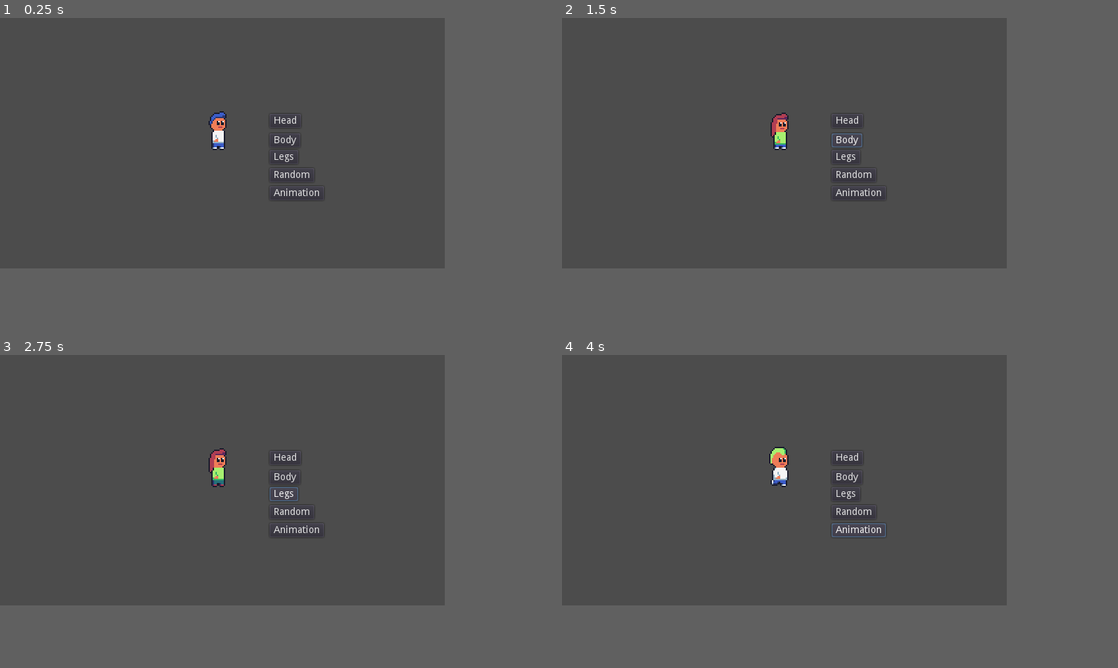
Above: before the commit, frames 1-4 (two rows, left to right).
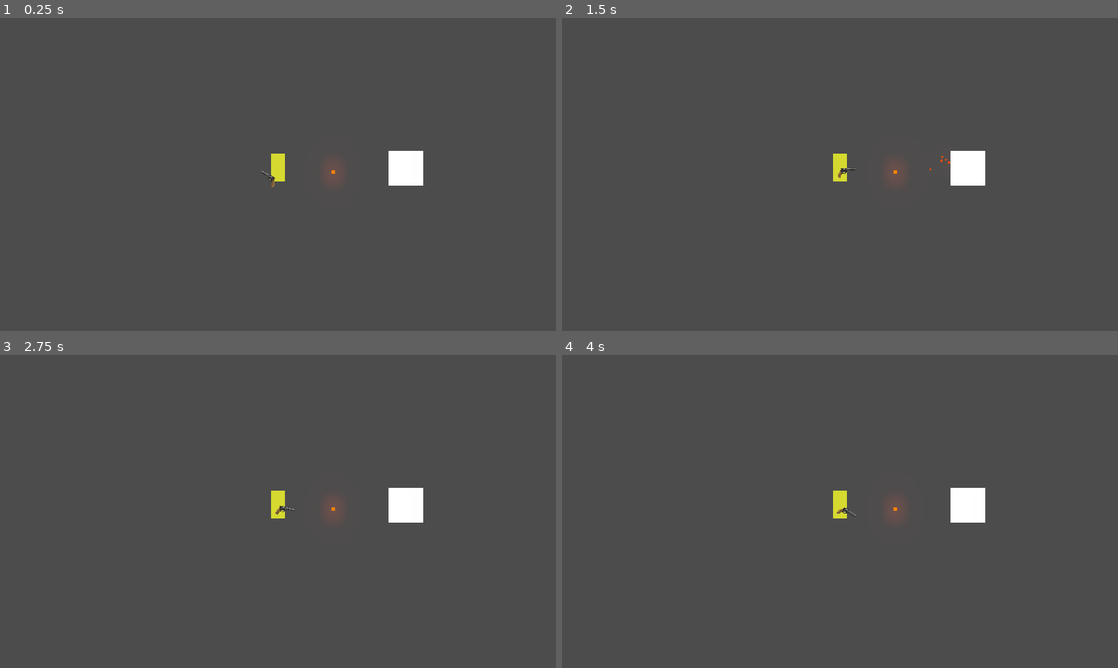
Above: after the commit, the same moments.

Repository: LuizzDutra/MeuTreinoGodot
Game: Godot game, scene res://Base.tscn
Same seed, same stepped clock (60 frames per second), same inputs: the game is played once before the commit and once after it. Before the commit the project starts from res://World.tscn.
Inputs (mouse positions are in pixels of both pictures, inside the frame that each line leads up to):
- Up to frame 1 (0.25 s): no input
- Up to frame 2 (1.5 s): click (845, 121) at 0.5 s, where only the run before the commit has a clickable "Head"; click (845, 140) at 1.25 s, where only the run before the commit has a clickable "Body"
- Up to frame 3 (2.75 s): click (283, 492) at 2 s, where only the run before the commit has a clickable "Legs"
- Up to frame 4 (4 s): click (851, 511) at 2.75 s, where only the run before the commit has a clickable "Random"; click (856, 530) at 3.5 s, where only the run before the commit has a clickable "Animation"
In our replay, the window is 640x360 before the commit and 800x450 after it. These sizes can differ from the game's own. Grey fills any space a smaller window leaves; there, only what the larger window draws over its background counts as a difference.

The runs differ from the first frame. In frame 1, 1.6% of the frame differs, in the area x 37-77%, y 29-57%; in frame 2, 1.6%; in frame 3, 1.6%; in frame 4, 1.7%, in the area x 37-77%, y 29-59%.

Commit message:
topdownshooter

Diff:
--- /dev/null
+++ b/Base.tscn
@@ -0,0 +1,43 @@
+[gd_scene load_steps=6 format=2]
+
+[ext_resource path="res://Scenes/Player.tscn" type="PackedScene" id=1]
+[ext_resource path="res://Scenes/Projectile.tscn" type="PackedScene" id=2]
+[ext_resource path="res://Sounds/metal.mp3" type="AudioStream" id=3]
+
+[sub_resource type="Environment" id=2]
+background_mode = 4
+glow_enabled = true
+glow_blend_mode = 0
+
+[sub_resource type="RectangleShape2D" id=1]
+extents = Vector2( 20, 20 )
+
+[node name="Base" type="Node2D"]
+
+[node name="WorldEnvironment" type="WorldEnvironment" parent="."]
+environment = SubResource( 2 )
+
+[node name="Player" parent="." instance=ExtResource( 1 )]
+position = Vector2( 202, 188 )
+collision_mask = 2
+
+[node name="Projectile" parent="." instance=ExtResource( 2 )]
+position = Vector2( 266, 185 )
+
+[node name="StaticBody2D" type="StaticBody2D" parent="."]
+position = Vector2( 349, 181 )
+collision_layer = 2
+collision_mask = 0
+
+[node name="ColorRect" type="ColorRect" parent="StaticBody2D"]
+margin_left = -20.0
+margin_top = -20.0
+margin_right = 20.0
+margin_bottom = 20.0
+
+[node name="CollisionShape2D" type="CollisionShape2D" parent="StaticBody2D"]
+shape = SubResource( 1 )
+
+[node name="AudioStreamPlayer" type="AudioStreamPlayer" parent="."]
+stream = ExtResource( 3 )
+volume_db = -12.0
--- a/Player.gd
+++ /dev/null
@@ -1,64 +0,0 @@
-extends KinematicBody2D
-
-
-onready var animationPlayer = $AnimationPlayer
-onready var bodyParts = $BodyParts
-
-func _ready():
-	changeHeadModulate(Color(1,1,1))
-
-
-const head_qnt = 11
-const body_qnt = 8
-const leg_qnt = 3
-
-var head_select = 0 setget changeHead
-var body_select = 0 setget changeBody
-var leg_select = 0 setget changeLeg
-
-var head_modulate = Color(1, 1, 1) setget changeHeadModulate
-
-var animation_arr = ["IdleRight", "WalkRight"]
-var cur_anim = 0
-
-
-func _process(delta):
-	animationPlayer.play(animation_arr[cur_anim])
-
-func changeHead(n):
-	head_select = n
-	bodyParts.get_node("Head").frame_coords.y = head_select % head_qnt + 1
-
-func changeBody(n):
-	body_select = n
-	bodyParts.get_node("Body").frame_coords.y = body_select % body_qnt + 1
-
-func changeLeg(n):
-	leg_select = n
-	bodyParts.get_node("Legs").frame_coords.y = leg_select % leg_qnt + 1
-
-func randomizedSelection():
-	changeHead(int(rand_range(0, head_qnt)))
-	changeBody(int(rand_range(0, body_qnt)))
-	changeLeg(int(rand_range(0, leg_qnt)))
-
-func changeHeadModulate(n: Color):
-	head_modulate = n
-	bodyParts.get_node("Head").modulate = n
-
-func _on_Head_pressed():
-	changeHead(head_select+1)
-
-func _on_Body_pressed():
-	changeBody(body_select+1)
-
-func _on_Legs_pressed():
-	changeLeg(leg_select+1)
-
-
-func _on_Random_pressed():
-	randomizedSelection()
-
-func _on_Animation_pressed():
-	cur_anim += 1
-	cur_anim = cur_anim % len(animation_arr)
--- a/Player.tscn
+++ /dev/null
@@ -1,205 +0,0 @@
-[gd_scene load_steps=15 format=2]
-
-[ext_resource path="res://CharacterParts.png" type="Texture" id=1]
-[ext_resource path="res://Player.gd" type="Script" id=2]
-
-[sub_resource type="CapsuleShape2D" id=1]
-radius = 4.5
-height = 1.0
-
-[sub_resource type="Animation" id=2]
-resource_name = "IdleLeft"
-
-[sub_resource type="Animation" id=3]
-resource_name = "IdleRight"
-length = 0.8
-loop = true
-tracks/0/type = "value"
-tracks/0/path = NodePath("BodyParts/Head:frame_coords:x")
-tracks/0/interp = 0
-tracks/0/loop_wrap = true
-tracks/0/imported = false
-tracks/0/enabled = true
-tracks/0/keys = {
-"times": PoolRealArray( 0, 0.4 ),
-"transitions": PoolRealArray( 1, 1 ),
-"update": 0,
-"values": [ 0.0, 1.0 ]
-}
-tracks/1/type = "value"
-tracks/1/path = NodePath("BodyParts/Body:frame_coords:x")
-tracks/1/interp = 0
-tracks/1/loop_wrap = true
-tracks/1/imported = false
-tracks/1/enabled = true
-tracks/1/keys = {
-"times": PoolRealArray( 0, 0.4 ),
-"transitions": PoolRealArray( 1, 1 ),
-"update": 0,
-"values": [ 6.0, 7.0 ]
-}
-tracks/2/type = "value"
-tracks/2/path = NodePath("BodyParts/Legs:frame_coords:x")
-tracks/2/interp = 0
-tracks/2/loop_wrap = true
-tracks/2/imported = false
-tracks/2/enabled = true
-tracks/2/keys = {
-"times": PoolRealArray( 0, 0.4 ),
-"transitions": PoolRealArray( 1, 1 ),
-"update": 0,
-"values": [ 12.0, 13.0 ]
-}
-
-[sub_resource type="Animation" id=4]
-length = 0.001
-tracks/0/type = "value"
-tracks/0/path = NodePath("BodyParts/Head:frame")
-tracks/0/interp = 1
-tracks/0/loop_wrap = true
-tracks/0/imported = false
-tracks/0/enabled = true
-tracks/0/keys = {
-"times": PoolRealArray( 0 ),
-"transitions": PoolRealArray( 1 ),
-"update": 0,
-"values": [ 34 ]
-}
-tracks/1/type = "value"
-tracks/1/path = NodePath("BodyParts/Body:frame")
-tracks/1/interp = 1
-tracks/1/loop_wrap = true
-tracks/1/imported = false
-tracks/1/enabled = true
-tracks/1/keys = {
-"times": PoolRealArray( 0 ),
-"transitions": PoolRealArray( 1 ),
-"update": 0,
-"values": [ 39 ]
-}
-tracks/2/type = "value"
-tracks/2/path = NodePath("BodyParts/Legs:frame")
-tracks/2/interp = 1
-tracks/2/loop_wrap = true
-tracks/2/imported = false
-tracks/2/enabled = true
-tracks/2/keys = {
-"times": PoolRealArray( 0 ),
-"transitions": PoolRealArray( 1 ),
-"update": 0,
-"values": [ 46 ]
-}
-
-[sub_resource type="Animation" id=5]
-resource_name = "WalkLeft"
-
-[sub_resource type="Animation" id=6]
-resource_name = "WalkRight"
-length = 0.4
-loop = true
-tracks/0/type = "value"
-tracks/0/path = NodePath("BodyParts/Head:frame_coords:x")
-tracks/0/interp = 0
-tracks/0/loop_wrap = true
-tracks/0/imported = false
-tracks/0/enabled = true
-tracks/0/keys = {
-"times": PoolRealArray( 0, 0.1, 0.2, 0.3 ),
-"transitions": PoolRealArray( 1, 1, 1, 1 ),
-"update": 0,
-"values": [ 2.0, 3.0, 4.0, 5.0 ]
-}
-tracks/1/type = "value"
-tracks/1/path = NodePath("BodyParts/Body:frame_coords:x")
-tracks/1/interp = 0
-tracks/1/loop_wrap = true
-tracks/1/imported = false
-tracks/1/enabled = true
-tracks/1/keys = {
-"times": PoolRealArray( 0, 0.1, 0.2, 0.3 ),
-"transitions": PoolRealArray( 1, 1, 1, 1 ),
-"update": 0,
-"values": [ 8.0, 9.0, 10.0, 11.0 ]
-}
-tracks/2/type = "value"
-tracks/2/path = NodePath("BodyParts/Legs:frame_coords:x")
-tracks/2/interp = 0
-tracks/2/loop_wrap = true
-tracks/2/imported = false
-tracks/2/enabled = true
-tracks/2/keys = {
-"times": PoolRealArray( 0, 0.1, 0.2, 0.3 ),
-"transitions": PoolRealArray( 1, 1, 1, 1 ),
-"update": 0,
-"values": [ 14.0, 15.0, 14.0, 17.0 ]
-}
-
-[sub_resource type="AnimationNodeAnimation" id=7]
-animation = "IdleRight"
-
-[sub_resource type="AnimationNodeAnimation" id=8]
-animation = "WalkRight"
-
-[sub_resource type="AnimationNodeStateMachineTransition" id=9]
-
-[sub_resource type="AnimationNodeStateMachineTransition" id=10]
-
-[sub_resource type="AnimationNodeStateMachine" id=11]
-states/IdleRight/node = SubResource( 7 )
-states/IdleRight/position = Vector2( 698, 221 )
-states/WalkRight/node = SubResource( 8 )
-states/WalkRight/position = Vector2( 971, 221 )
-transitions = [ "IdleRight", "WalkRight", SubResource( 9 ), "WalkRight", "IdleRight", SubResource( 10 ) ]
-
-[sub_resource type="AnimationNodeStateMachinePlayback" id=12]
-
-[node name="Player" type="KinematicBody2D"]
-position = Vector2( 176, 54 )
-script = ExtResource( 2 )
-__meta__ = {
-"_edit_group_": true
-}
-
-[node name="BodyParts" type="Node2D" parent="."]
-
-[node name="Head" type="Sprite" parent="BodyParts"]
-position = Vector2( 0, -11 )
-z_index = 2
-texture = ExtResource( 1 )
-hframes = 31
-vframes = 12
-frame = 31
-
-[node name="Body" type="Sprite" parent="BodyParts"]
-position = Vector2( 0, -11 )
-z_index = 1
-texture = ExtResource( 1 )
-hframes = 31
-vframes = 12
-frame = 37
-
-[node name="Legs" type="Sprite" parent="BodyParts"]
-position = Vector2( 0, -11 )
-texture = ExtResource( 1 )
-hframes = 31
-vframes = 12
-frame = 43
-
-[node name="CollisionShape2D" type="CollisionShape2D" parent="."]
-rotation = 1.5708
-z_index = 3
-shape = SubResource( 1 )
-
-[node name="AnimationPlayer" type="AnimationPlayer" parent="."]
-reset_on_save = false
-anims/IdleLeft = SubResource( 2 )
-anims/IdleRight = SubResource( 3 )
-anims/RESET = SubResource( 4 )
-anims/WalkLeft = SubResource( 5 )
-anims/WalkRight = SubResource( 6 )
-
-[node name="AnimationTree" type="AnimationTree" parent="."]
-tree_root = SubResource( 11 )
-anim_player = NodePath("../AnimationPlayer")
-active = true
-parameters/playback = SubResource( 12 )
--- /dev/null
+++ b/Scenes/Camera.gd
@@ -0,0 +1,26 @@
+extends Camera2D
+
+onready var timer = $Timer
+
+var shaking = false
+var intensity = 10
+var time = 0.1
+var dir = Vector2.ZERO
+
+func _process(delta):
+	if shaking:
+		shake()
+	else:
+		offset = Vector2.ZERO
+
+func shake():
+	dir = Vector2(rand_range(-1, 1), rand_range(-1, 1)).normalized()
+	offset += dir * intensity
+	offset = offset.clamped(intensity)
+	if timer.time_left == 0:
+		shaking = false
+
+func start_shake():
+	shaking = true
+	timer.wait_time = time
+	timer.start()
--- /dev/null
+++ b/Scenes/Gun.gd
@@ -0,0 +1,58 @@
+extends Node2D
+
+var proj_scene = load("res://Scenes/Projectile.tscn")
+onready var gunshot = $gunshot
+onready var tip = $tip
+onready var tip2 = $tip2
+onready var frt = $firerate
+onready var tgr = $trigger
+onready var muzzle = $Muzzle
+onready var mzltimer = $muzzletimer
+var fire_type = ["semi", "auto"]
+var cur_type = 1 setget changeFireType
+var able = true
+var spread = 0.05
+
+
+func tgrpull():
+	if cur_type == 0:
+		if able:
+			shoot()
+			able = false
+
+	if cur_type == 1:
+		if able:
+			shoot()
+			able = false
+			frt.start()
+
+
+func tgrrelease():
+	if cur_type == 0:
+		if tgr.is_stopped():
+			tgr.start()
+
+
+
+func shoot():
+	var projectile = proj_scene.instance()
+	projectile.dir = Vector2(tip2.global_position - tip.global_position).normalized()
+	projectile.dir = Vector2(projectile.dir + Vector2(rand_range(-spread, spread), rand_range(-spread, spread))).normalized()
+	projectile.global_position = tip.global_position
+	gunshot.play()
+	get_parent().get_parent().add_child(projectile)
+	muzzle.visible = true
+	mzltimer.start()
+
+
+func changeFireType(n):
+	cur_type = n % len(fire_type)
+
+func _on_trigger_timeout():
+	able = true
+
+func _on_firerate_timeout():
+	able = true
+
+func _on_muzzletimer_timeout():
+	muzzle.visible = false
--- /dev/null
+++ b/Scenes/Gun.tscn
@@ -0,0 +1,45 @@
+[gd_scene load_steps=5 format=2]
+
+[ext_resource path="res://Sprites/muzzle.png" type="Texture" id=1]
+[ext_resource path="res://Sounds/gunshot.mp3" type="AudioStream" id=2]
+[ext_resource path="res://Sprites/gun.png" type="Texture" id=3]
+[ext_resource path="res://Scenes/Gun.gd" type="Script" id=4]
+
+[node name="Gun" type="Node2D"]
+script = ExtResource( 4 )
+
+[node name="Sprite" type="Sprite" parent="."]
+position = Vector2( 6, -3 )
+scale = Vector2( 0.8, 0.8 )
+texture = ExtResource( 3 )
+
+[node name="tip" type="Position2D" parent="."]
+position = Vector2( 24, -3 )
+
+[node name="tip2" type="Position2D" parent="."]
+position = Vector2( 43, -3 )
+
+[node name="firerate" type="Timer" parent="."]
+wait_time = 0.1
+one_shot = true
+
+[node name="trigger" type="Timer" parent="."]
+wait_time = 0.1
+one_shot = true
+
+[node name="muzzletimer" type="Timer" parent="."]
+wait_time = 0.1
+
+[node name="gunshot" type="AudioStreamPlayer" parent="."]
+stream = ExtResource( 2 )
+
+[node name="Muzzle" type="Sprite" parent="."]
+visible = false
+modulate = Color( 2, 2, 2, 1 )
+position = Vector2( 36, -3 )
+scale = Vector2( 0.0833973, 0.0652651 )
+texture = ExtResource( 1 )
+
+[connection signal="timeout" from="firerate" to="." method="_on_firerate_timeout"]
+[connection signal="timeout" from="trigger" to="." method="_on_trigger_timeout"]
+[connection signal="timeout" from="muzzletimer" to="." method="_on_muzzletimer_timeout"]
--- /dev/null
+++ b/Scenes/Guns/AK47.gd
@@ -0,0 +1,58 @@
+extends Node2D
+
+var proj_scene = load("res://Scenes/Projectile.tscn")
+onready var gunshot = $gunshot
+onready var tip = $tip
+onready var tip2 = $tip2
+onready var frt = $firerate
+onready var tgr = $trigger
+onready var muzzle = $Muzzle
+onready var mzltimer = $muzzletimer
+var fire_type = ["semi", "auto"]
+var cur_type = 1 setget changeFireType
+var able = true
+var spread = 0.05
+
+
+func tgrpull():
+	if cur_type == 0:
+		if able:
+			shoot()
+			able = false
+
+	if cur_type == 1:
+		if able:
+			shoot()
+			able = false
+			frt.start()
+
+
+func tgrrelease():
+	if cur_type == 0:
+		if tgr.is_stopped():
+			tgr.start()
+
+
+
+func shoot():
+	var projectile = proj_scene.instance()
+	projectile.dir = Vector2(tip2.global_position - tip.global_position).normalized()
+	projectile.dir = Vector2(projectile.dir + Vector2(rand_range(-spread, spread), rand_range(-spread, spread))).normalized()
+	projectile.global_position = tip.global_position
+	gunshot.play()
+	get_parent().get_parent().add_child(projectile)
+	muzzle.visible = true
+	mzltimer.start()
+
+
+func changeFireType(n):
+	cur_type = n % len(fire_type)
+
+func _on_trigger_timeout():
+	able = true
+
+func _on_firerate_timeout():
+	able = true
+
+func _on_muzzletimer_timeout():
+	muzzle.visible = false
--- /dev/null
+++ b/Scenes/Guns/AK47.tscn
@@ -0,0 +1,45 @@
+[gd_scene load_steps=5 format=2]
+
+[ext_resource path="res://Sprites/muzzle.png" type="Texture" id=1]
+[ext_resource path="res://Sounds/gunshot.mp3" type="AudioStream" id=2]
+[ext_resource path="res://Sprites/gun.png" type="Texture" id=3]
+[ext_resource path="res://Scenes/Guns/AK47.gd" type="Script" id=4]
+
+[node name="Gun" type="Node2D"]
+script = ExtResource( 4 )
+
+[node name="Sprite" type="Sprite" parent="."]
+position = Vector2( 6, -3 )
+scale = Vector2( 0.8, 0.8 )
+texture = ExtResource( 3 )
+
+[node name="tip" type="Position2D" parent="."]
+position = Vector2( 24, -3 )
+
+[node name="tip2" type="Position2D" parent="."]
+position = Vector2( 43, -3 )
+
+[node name="firerate" type="Timer" parent="."]
+wait_time = 0.1
+one_shot = true
+
+[node name="trigger" type="Timer" parent="."]
+wait_time = 0.1
+one_shot = true
+
+[node name="muzzletimer" type="Timer" parent="."]
+wait_time = 0.1
+
+[node name="gunshot" type="AudioStreamPlayer" parent="."]
+stream = ExtResource( 2 )
+
+[node name="Muzzle" type="Sprite" parent="."]
+visible = false
+modulate = Color( 2, 2, 2, 1 )
+position = Vector2( 36, -3 )
+scale = Vector2( 0.0833973, 0.0652651 )
+texture = ExtResource( 1 )
+
+[connection signal="timeout" from="firerate" to="." method="_on_firerate_timeout"]
+[connection signal="timeout" from="trigger" to="." method="_on_trigger_timeout"]
+[connection signal="timeout" from="muzzletimer" to="." method="_on_muzzletimer_timeout"]
--- /dev/null
+++ b/Scenes/Guns/Revolver.gd
@@ -0,0 +1,58 @@
+extends Node2D
+
+var proj_scene = load("res://Scenes/Projectile.tscn")
+onready var gunshot = $gunshot
+onready var tip = $tip
+onready var tip2 = $tip2
+onready var frt = $firerate
+onready var tgr = $trigger
+onready var muzzle = $Muzzle
+onready var mzltimer = $muzzletimer
+var fire_type = ["semi"]
+var cur_type = 0 setget changeFireType
+var able = true
+var spread = 0.01
+
+
+func tgrpull():
+	if cur_type == 0:
+		if able:
+			shoot()
+			able = false
+
+	if cur_type == 1:
+		if able:
+			shoot()
+			able = false
+			frt.start()
+
+
+func tgrrelease():
+	if cur_type == 0:
+		if tgr.is_stopped():
+			tgr.start()
+
+
+
+func shoot():
+	var projectile = proj_scene.instance()
+	projectile.dir = Vector2(tip2.global_position - tip.global_position).normalized()
+	projectile.dir = Vector2(projectile.dir + Vector2(rand_range(-spread, spread), rand_range(-spread, spread))).normalized()
+	projectile.global_position = tip.global_position
+	gunshot.play()
+	get_parent().get_parent().add_child(projectile)
+	muzzle.visible = true
+	mzltimer.start()
+
+
+func changeFireType(n):
+	cur_type = 0
+
+func _on_trigger_timeout():
+	able = true
+
+func _on_firerate_timeout():
+	able = true
+
+func _on_muzzletimer_timeout():
+	muzzle.visible = false
--- /dev/null
+++ b/Scenes/Guns/Revolver.tscn
@@ -0,0 +1,45 @@
+[gd_scene load_steps=5 format=2]
+
+[ext_resource path="res://Sprites/muzzle.png" type="Texture" id=1]
+[ext_resource path="res://Sounds/gunshot.mp3" type="AudioStream" id=2]
+[ext_resource path="res://Scenes/Guns/Revolver.gd" type="Script" id=3]
+[ext_resource path="res://Sprites/revolver.png" type="Texture" id=4]
+
+[node name="Gun" type="Node2D"]
+script = ExtResource( 3 )
+
+[node name="Sprite" type="Sprite" parent="."]
+position = Vector2( 8, -6 )
+scale = Vector2( 0.5, 0.5 )
+texture = ExtResource( 4 )
+
+[node name="tip" type="Position2D" parent="."]
+position = Vector2( 18, -6 )
+
+[node name="tip2" type="Position2D" parent="."]
+position = Vector2( 37, -6 )
+
+[node name="firerate" type="Timer" parent="."]
+wait_time = 0.1
+one_shot = true
+
+[node name="trigger" type="Timer" parent="."]
+wait_time = 0.2
+one_shot = true
+
+[node name="muzzletimer" type="Timer" parent="."]
+wait_time = 0.1
+
+[node name="gunshot" type="AudioStreamPlayer" parent="."]
+stream = ExtResource( 2 )
+
+[node name="Muzzle" type="Sprite" parent="."]
+visible = false
+modulate = Color( 2, 2, 2, 1 )
+position = Vector2( 30, -6 )
+scale = Vector2( 0.0833973, 0.0652651 )
+texture = ExtResource( 1 )
+
+[connection signal="timeout" from="firerate" to="." method="_on_firerate_timeout"]
+[connection signal="timeout" from="trigger" to="." method="_on_trigger_timeout"]
+[connection signal="timeout" from="muzzletimer" to="." method="_on_muzzletimer_timeout"]
--- /dev/null
+++ b/Scenes/Player.tscn
@@ -0,0 +1,34 @@
+[gd_scene load_steps=5 format=2]
+
+[ext_resource path="res://Scripts/Player.gd" type="Script" id=1]
+[ext_resource path="res://Scenes/Guns/Revolver.tscn" type="PackedScene" id=2]
+[ext_resource path="res://Scenes/Camera.gd" type="Script" id=4]
+
+[sub_resource type="CapsuleShape2D" id=1]
+radius = 8.0
+height = 0.0
+
+[node name="Player" type="KinematicBody2D"]
+script = ExtResource( 1 )
+
+[node name="Sprite" type="Sprite" parent="."]
+
+[node name="ColorRect" type="ColorRect" parent="Sprite"]
+self_modulate = Color( 0.835294, 0.854902, 0.192157, 1 )
+margin_left = -8.0
+margin_top = -24.0
+margin_right = 8.0
+margin_bottom = 8.0
+
+[node name="CollisionShape2D" type="CollisionShape2D" parent="."]
+rotation = 1.5708
+shape = SubResource( 1 )
+
+[node name="Gun" parent="." instance=ExtResource( 2 )]
+
+[node name="Camera" type="Camera2D" parent="."]
+current = true
+script = ExtResource( 4 )
+
+[node name="Timer" type="Timer" parent="Camera"]
+one_shot = true
--- /dev/null
+++ b/Scenes/Projectile.tscn
@@ -0,0 +1,42 @@
+[gd_scene load_steps=3 format=2]
+
+[ext_resource path="res://Scripts/Projectile.gd" type="Script" id=1]
+
+[sub_resource type="RectangleShape2D" id=1]
+extents = Vector2( 2, 2 )
+
+[node name="Projectile" type="KinematicBody2D"]
+modulate = Color( 1.5, 0.5, 0, 1 )
+collision_layer = 4
+collision_mask = 2
+script = ExtResource( 1 )
+
+[node name="Sprite" type="Sprite" parent="."]
+
+[node name="ColorRect" type="ColorRect" parent="Sprite"]
+margin_left = -2.0
+margin_top = -2.0
+margin_right = 2.0
+margin_bottom = 2.0
+
+[node name="CollisionShape2D" type="CollisionShape2D" parent="."]
+shape = SubResource( 1 )
+
+[node name="timer" type="Timer" parent="."]
+one_shot = true
+
+[node name="impact" type="CPUParticles2D" parent="."]
+emitting = false
+lifetime = 0.5
+one_shot = true
+explosiveness = 1.0
+lifetime_randomness = 0.5
+direction = Vector2( 0, 0 )
+spread = 35.0
+gravity = Vector2( 0, 0 )
+initial_velocity = 200.0
+initial_velocity_random = 1.0
+angular_velocity = 317.07
+angular_velocity_random = 1.0
+scale_amount = 2.0
+color = Color( 1, 0.592157, 0.0196078, 1 )
--- /dev/null
+++ b/Scripts/Player.gd
@@ -0,0 +1,49 @@
+extends KinematicBody2D
+
+var dir = Vector2.ZERO
+var velocity = Vector2.ZERO
+var speed = 300
+var accel = 1200
+var friction = 800
+onready var gun = $Gun
+onready var sprite = $Sprite
+
+
+func _process(delta):
+	dir = Vector2.ZERO
+
+	if Input.is_key_pressed(KEY_D):
+		dir.x = 1
+	if Input.is_key_pressed(KEY_A):
+		dir.x = -1
+	if Input.is_key_pressed(KEY_W):
+		dir.y = -1
+	if Input.is_key_pressed(KEY_S):
+		dir.y = 1
+
+	velocity += dir * accel * delta
+	velocity = velocity.clamped(speed)
+
+	if dir == Vector2.ZERO:
+		velocity = velocity.move_toward(Vector2.ZERO, friction * delta)
+
+	move_and_slide(velocity)
+
+	var g_rotation = get_global_mouse_position() - gun.global_position
+	g_rotation = rad2deg(atan2(g_rotation[1], g_rotation[0]))
+	if g_rotation < 0:
+		g_rotation += 360
+	if g_rotation > 90 and g_rotation < 270:
+		gun.get_node("Sprite").flip_v = true
+	else:
+		gun.get_node("Sprite").flip_v = false
+	gun.rotation_degrees = g_rotation
+
+	if Input.is_action_pressed("shoot"):
+		gun.tgrpull()
+
+	if Input.is_action_just_released("shoot"):
+		gun.tgrrelease()
+
+	if Input.is_action_just_pressed("ui_down"):
+		gun.cur_type += 1
--- /dev/null
+++ b/Scripts/Projectile.gd
@@ -0,0 +1,50 @@
+extends KinematicBody2D
+
+var dir = Vector2.ZERO
+var impact_dir = Vector2.ZERO
+var velocity = Vector2.ZERO
+var speed = 2400
+
+onready var timer = $timer
+onready var impact = $impact
+onready var sprite = $Sprite
+var lifetime = 5
+var dead = false
+
+func _ready():
+	timer.wait_time = lifetime
+	timer.start()
+
+func _process(delta):
+	if not dead:
+		move_and_slide(dir * speed)
+		if get_slide_count() > 0:
+			impact_dir = dir.bounce(get_slide_collision(0).normal)
+			col_vanish(impact_dir)
+
+		if timer.time_left == 0:
+			vanish()
+	if dead:
+		if timer.time_left == 0:
+			queue_free()
+
+func vanish():
+	dir = Vector2.ZERO
+	sprite.visible = false
+	impact.spread = 180
+	impact.emitting = true
+	dead = true
+	timer.stop()
+	timer.wait_time = impact.lifetime
+	timer.start()
+
+func col_vanish(impact_dir):
+	dir = Vector2.ZERO
+	global_position = get_slide_collision(0).position
+	sprite.visible = false
+	impact.direction = impact_dir
+	impact.emitting = true
+	dead = true
+	timer.stop()
+	timer.wait_time = impact.lifetime
+	timer.start()
--- a/World.tscn
+++ /dev/null
@@ -1,54 +0,0 @@
-[gd_scene load_steps=2 format=2]
-
-[ext_resource path="res://Player.tscn" type="PackedScene" id=1]
-
-[node name="World" type="Node2D"]
-
-[node name="Player" parent="." instance=ExtResource( 1 )]
-position = Vector2( 157, 90 )
-
-[node name="Head" type="Button" parent="Player"]
-margin_left = 37.0
-margin_top = -21.0
-margin_right = 82.0
-margin_bottom = -1.0
-rect_scale = Vector2( 0.5, 0.5 )
-text = "Head"
-
-[node name="Body" type="Button" parent="Player"]
-margin_left = 37.0
-margin_top = -7.0
-margin_right = 81.0
-margin_bottom = 13.0
-rect_scale = Vector2( 0.5, 0.5 )
-text = "Body"
-
-[node name="Legs" type="Button" parent="Player"]
-margin_left = 37.0
-margin_top = 5.0
-margin_right = 78.0
-margin_bottom = 25.0
-rect_scale = Vector2( 0.5, 0.5 )
-text = "Legs"
-
-[node name="Random" type="Button" parent="Player"]
-margin_left = 37.0
-margin_top = 18.0
-margin_right = 78.0
-margin_bottom = 38.0
-rect_scale = Vector2( 0.5, 0.5 )
-text = "Random"
-
-[node name="Animation" type="Button" parent="Player"]
-margin_left = 37.0
-margin_top = 31.0
-margin_right = 101.0
-margin_bottom = 51.0
-rect_scale = Vector2( 0.5, 0.5 )
-text = "Animation"
-
-[connection signal="pressed" from="Player/Head" to="Player" method="_on_Head_pressed"]
-[connection signal="pressed" from="Player/Body" to="Player" method="_on_Body_pressed"]
-[connection signal="pressed" from="Player/Legs" to="Player" method="_on_Legs_pressed"]
-[connection signal="pressed" from="Player/Random" to="Player" method="_on_Random_pressed"]
-[connection signal="pressed" from="Player/Animation" to="Player" method="_on_Animation_pressed"]
--- a/default_env.tres
+++ b/default_env.tres
@@ -5,3 +5,6 @@
 [resource]
 background_mode = 2
 background_sky = SubResource( 1 )
+glow_enabled = true
+glow_bloom = 1.0
+glow_blend_mode = 0
--- a/project.godot
+++ b/project.godot
@@ -10,14 +10,18 @@
 
 [application]
 
-config/name="customizationTest"
-run/main_scene="res://World.tscn"
+config/name="TopDownShooter"
+run/main_scene="res://Base.tscn"
 config/icon="res://icon.png"
+
+[audio]
+
+output_latency=1
 
 [display]
 
-window/size/width=320
-window/size/height=180
+window/size/width=640
+window/size/height=360
 window/size/test_width=1280
 window/size/test_height=720
 window/stretch/mode="2d"
@@ -47,13 +51,20 @@
 "svg/scale": 1.0
 }
 
+[input]
+
+shoot={
+"deadzone": 0.5,
+"events": [ Object(InputEventMouseButton,"resource_local_to_scene":false,"resource_name":"","device":0,"alt":false,"shift":false,"control":false,"meta":false,"command":false,"button_mask":0,"position":Vector2( 0, 0 ),"global_position":Vector2( 0, 0 ),"factor":1.0,"button_index":1,"pressed":false,"doubleclick":false,"script":null)
+ ]
+}
+
 [physics]
 
 common/enable_pause_aware_picking=true
 
 [rendering]
 
-quality/driver/driver_name="GLES2"
 vram_compression/import_etc=true
 vram_compression/import_etc2=false
 environment/default_environment="res://default_env.tres"
Not shown, added: .mono/assemblies/Debug/GodotSharp.xml
Not shown, added: .mono/assemblies/Debug/GodotSharpEditor.xml
Not shown, added: .mono/assemblies/Debug/api_hash_cache.cfg
Binary file removed: CharacterParts.png
Not shown, removed: CharacterParts.png.import
Not shown, added: Sounds/gunshot.mp3.import
Not shown, added: Sounds/metal.mp3.import
Binary file added: Sprites/gun.png
Binary file added: Sprites/muzzle.png
Not shown, added: Sprites/muzzle.png.import
Binary file added: Sprites/revolver.png
Not shown, added: Sprites/revolver.png.import
(and 6 more such lines)
